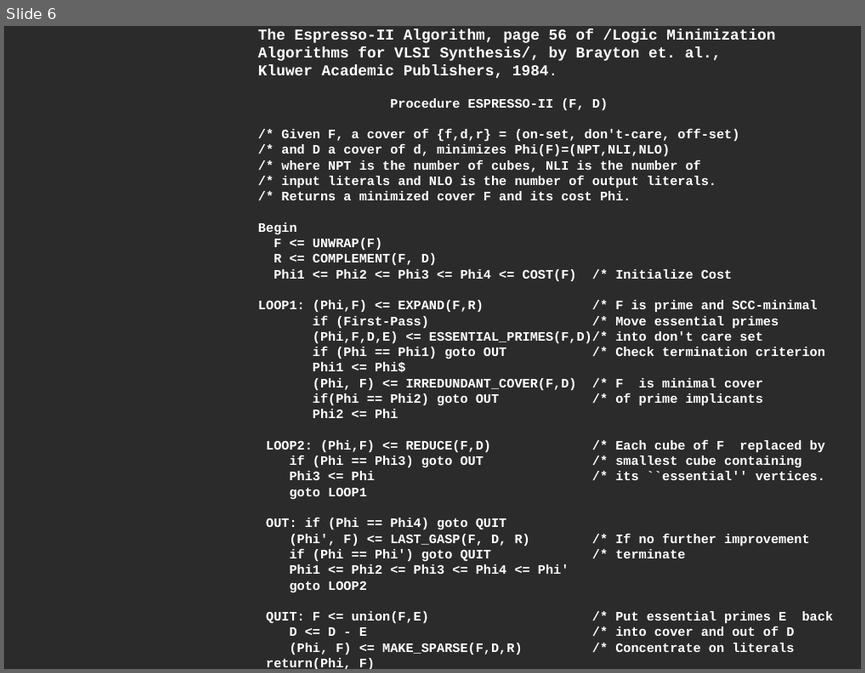
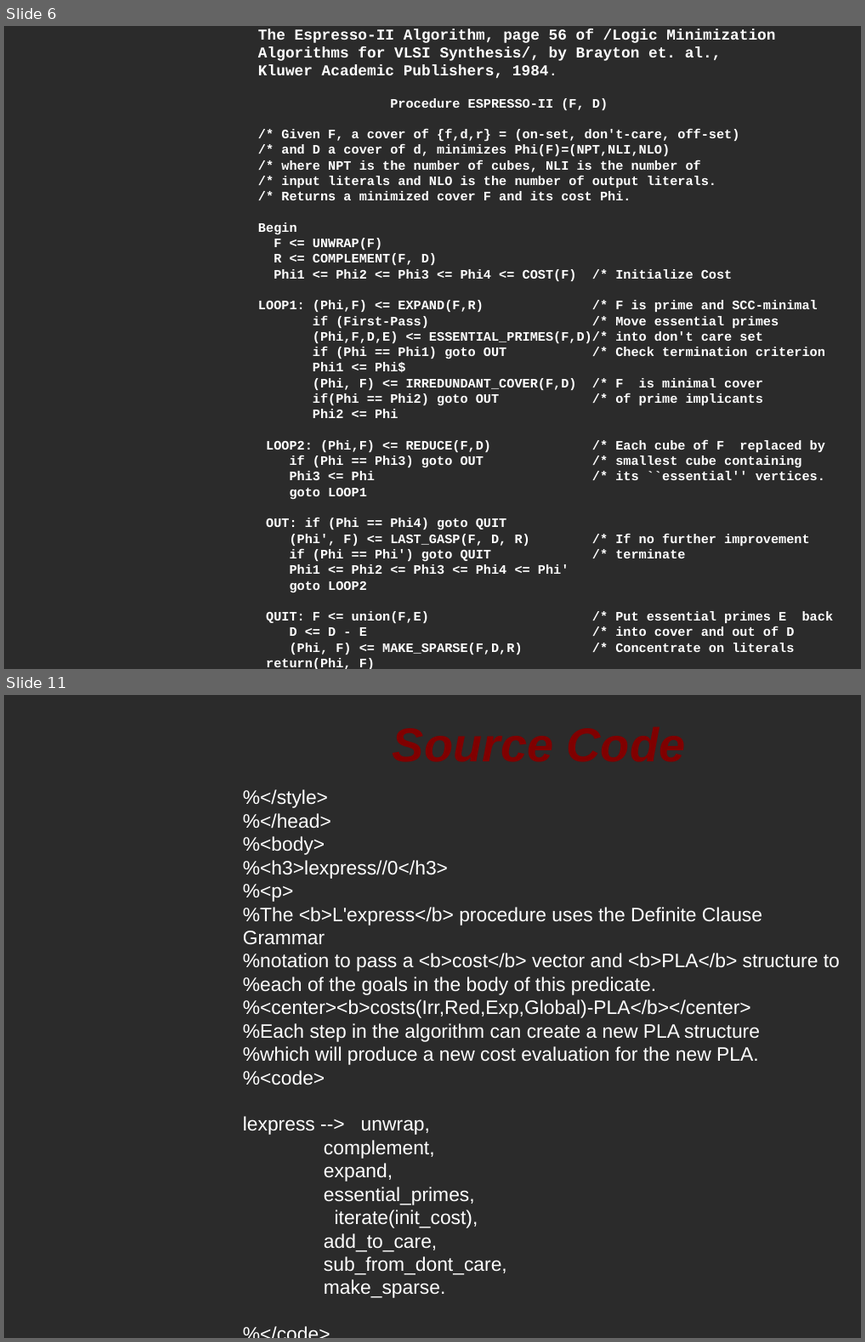
Before and after one commit to softwaresunday/Lexpress, a slide deck: doc/lepresentation.odp. Shown one above the other, each under a label of ours: slide 6 before the commit, slides 6 and 11 after it; the slides between them are not shown. The pictures are 865x673 and 865x1342 pixels, drawn with LibreOffice and Linux fonts; fonts in the diff are those of the drawing; background and template pictures are left out; a plain dark background stands for a picture behind light text. Boxes give left, top, right and bottom in pixels: in the first picture for what was removed or moved away, otherwise in the second. Text is boxed around its words. In the diff, an @@ line names an element or a change of style, - is before the commit and + after.

```diff
--- a/doc/lepresentation.odp
+++ b/doc/lepresentation.odp
@@ slide 11 added at bbox=[4, 695, 861, 1338], background picture (left out) @@
@@ title added at bbox=[278, 695, 801, 792], 44 pt, text #800000, bold, italic @@
+Source Code
@@ text added at bbox=[243, 789, 840, 1298], 18 pt, text #FFFFFF @@
+%</style>
+%</head>
+%<body>
+%<h3>lexpress//0</h3>
+%<p>
+%The <b>L'express</b> procedure uses the Definite Clause Grammar
+%notation to pass a <b>cost</b> vector and <b>PLA</b> structure to
+%each of the goals in the body of this predicate.
+%<center><b>costs(Irr,Red,Exp,Global)-PLA</b></center>
+%Each step in the algorithm can create a new PLA structure
+%which will produce a new cost evaluation for the new PLA.
+%<code>
+lexpress --> unwrap,
+complement,
+expand,
+essential_primes,
+iterate(init_cost),
+add_to_care,
+sub_from_dont_care,
+make_sparse.
+%</code>
+%<h3>iterate//1</h3>
```
Also in this commit, not shown: 6 slides changed, 7 other slides added, 2 slides removed, 2 other files.
